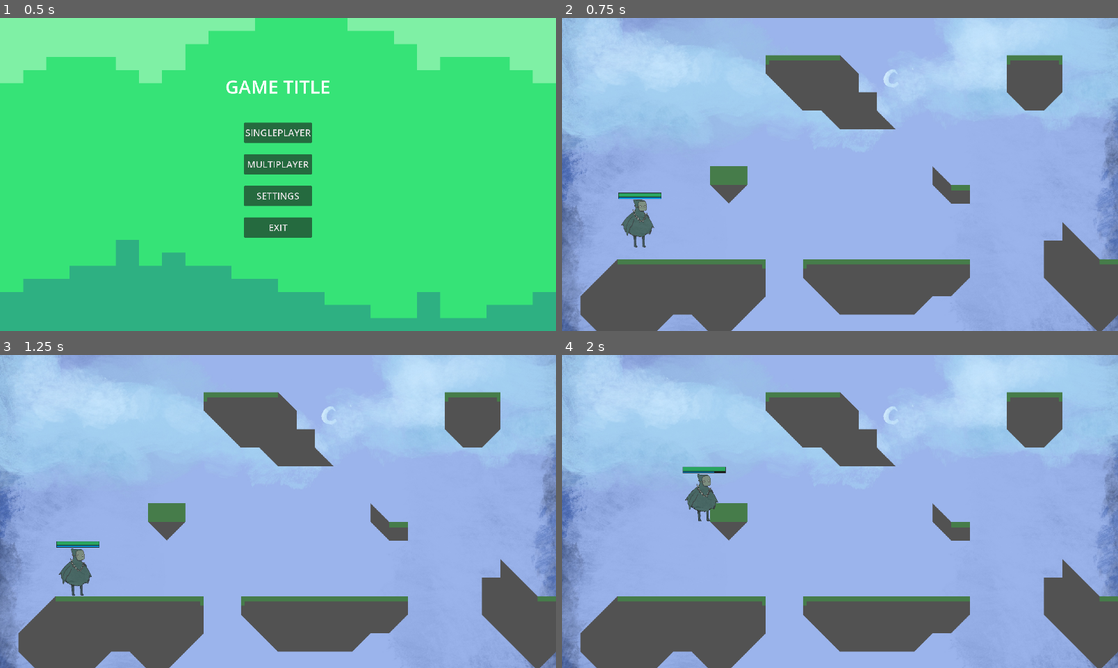
Above: before the commit, frames 1-4 (two rows, left to right).
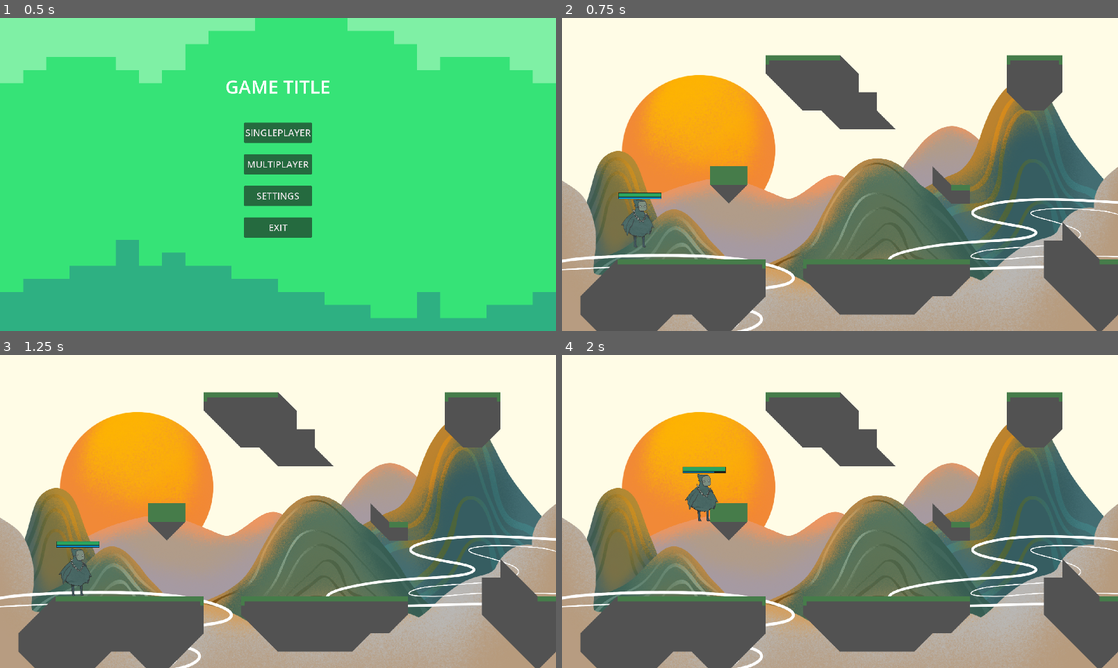
Above: after the commit, the same moments.

Repository: RealityGalaxy/Varis
Game: Godot game, scene res://scenes/menus/main_menu.tscn
The game is run twice, just before and just after one commit, with the same random seed, the same clock (stepped at 60 frames per second) and the same inputs. The engine's default icon, where the game draws it, is replaced by a stand-in: a white triangle on a blue panel in a dark square.
Inputs (mouse positions are in pixels of both pictures, inside the frame that each line leads up to):
- Up to frame 1 (0.5 s): no input
- Up to frame 2 (0.75 s): click "SINGLEPLAYER" at 0.5 s
- Up to frame 3 (1.25 s): no input
- Up to frame 4 (2 s): move the mouse to (962, 495) at 1.27 s; press the mouse at (962, 495) at 1.28 s; hold Right (right) from 1.28 s (still down); tap Up (up) at 1.52 s

Frame 1 is identical in both runs. In frame 2, 80% of the frame differs, in the area x 0-100%, y 0-100%; in frame 3, 80%; in frame 4, 80%.

Commit message:
Background

Diff:
--- a/Varis/scenes/level/level.tscn
+++ b/Varis/scenes/level/level.tscn
@@ -1,7 +1,7 @@
 [gd_scene load_steps=10 format=3 uid="uid://cgw6rfirr30ks"]
 
+[ext_resource type="Texture2D" uid="uid://bk518pymy3ioy" path="res://graphics/terrain/Background.png" id="1_6bngk"]
 [ext_resource type="Texture2D" uid="uid://hb5qw0s3eac2" path="res://graphics/terrain/tilemaps/GrassTilemap.png" id="1_qesyg"]
-[ext_resource type="Texture2D" uid="uid://byadn1chqmare" path="res://graphics/placeholder/Background.jpg" id="1_u5atv"]
 [ext_resource type="PackedScene" uid="uid://ynsikejtex8b" path="res://scenes/character/SpellManager.tscn" id="1_xxy83"]
 [ext_resource type="PackedScene" uid="uid://4r48f8lttmp" path="res://scenes/level/deathzone.tscn" id="2_xw1hr"]
 [ext_resource type="Script" path="res://scenes/multiplayer/MultiplayerSpawner.gd" id="3_bo8on"]
@@ -47,10 +47,9 @@
 
 [node name="Level" type="Node2D"]
 
-[node name="Sky" type="Sprite2D" parent="."]
-position = Vector2(959.778, 539)
-scale = Vector2(1.00185, 1.00185)
-texture = ExtResource("1_u5atv")
+[node name="Background" type="Sprite2D" parent="."]
+position = Vector2(960, 540)
+texture = ExtResource("1_6bngk")
 
 [node name="SpellManager" parent="." instance=ExtResource("1_xxy83")]
 
Binary file removed: Varis/graphics/placeholder/Background.jpg
Binary file added: Varis/graphics/terrain/Background.png
Not shown, changed: Varis/graphics/terrain/Background.png.import
